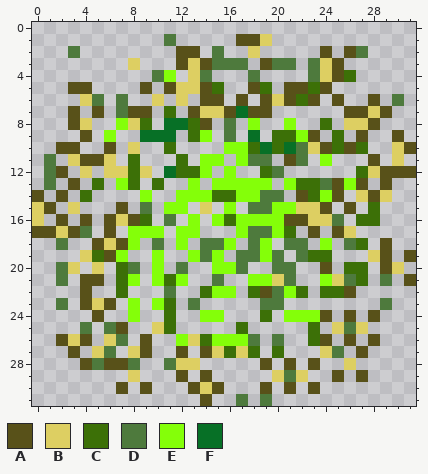
Two states of a pixel-art sprite, assets/fart-cloud.png. Above is the file before it was changed.
The file is 32x32 pixels.
Palette (. is transparent): A #585119  B #ddcf62  C #3c7007  D #4e7a3d  E #84ff09  F #077026
New version:
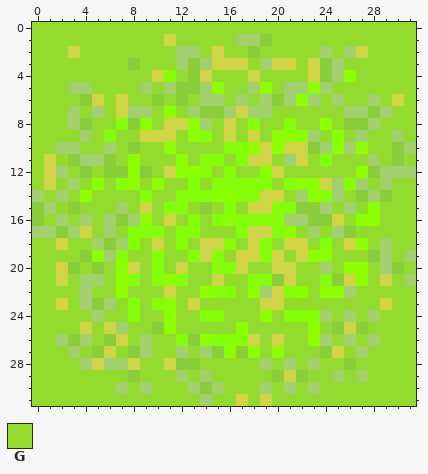
Colours new in this view: G #94db2f
The author wrote: Implemented the full destructive power of fart.
Diff:
colour A: #585119 -> #a3d06e
colour B: #ddcf62 -> #8bce3b
colour C: #3c7007 -> #8bff00
colour D: #4e7a3d -> #d2d448
Changed rows in their new state; - is a pixel that keeps its letter.
first column x 0:
 0 GGGGGGGGGGGGGGGGGGGGGGGGGGGGGGGG
 1 GGGGGGGGGGG-GGGGG---GGGGGGGGGGGG
 2 GGG-GGGGGGGG--G-GG-GGGGG-G--GGGG
 3 GGGGGGGG-GGG------G---G---GGGGGG
 4 GGGGGGGGGG--G--GGG-GGGG----GGGGG
 5 GGG--GGGG-G-----GG--G----GGGGGGG
 6 GGGG--G-GG-G-G--G-G-----G-GG-G-G
 7 GGG-G-G---G-G----D--GGGGGG----GG
 8 GGG--GG---GDD--G-G-GG-GG-G---GGG
 9 GGGG-G-GGDDDG--G-GDG----G-G-GG-G
10 GG--GG-G-GG-GGGG---D-D------GG--
11 G-G----G-GGG-G--G---G--G-GGG-G-G
12 G--G-G----GD---G-GG--GGGGGG-----
13 G-G-G-G--G-GG-G-----G-------G-GG
14 -G-G-GGGG-GG---------G----G---GG
15 --G-GGG-G-G--G-G-G-------G-G-GGG
16 -G-G-G----G-G-G-----------G--GGG
17 -----G-G---G--GGG-----G-G--GGGGG
18 GG-GG----G-G-G---G--G--G-G--G-GG
19 GGGG----GG-GG---G----G---GGG--G-
20 GG--G-G--G-G-GG---GG--GG-G--G--G
21 GG-G--G--G---GG-GG----GG----G-G-
22 GGGG-GG-GGG-GG---G-----G---GGGGG
23 GG-G---G-G--G-GGGGG--GGGGGGGG-GG
24 GGGGG-GG-GG-GG--GGG-G----G-G-GGG
25 GGGG-G--GG--GGGGG-GGGGG-G---GGGG
26 GG---G--G-GG-------G-GG--G-G-GGG
27 GGG-G--G--GG-G-----G-GGG--G-GGGG
28 GGGG-----GG---GGGGG-G-G-GG-GGGGG
29 GGGGGGGG-GGG-G-GGGGG---GG-G-GGGG
30 GGGGGGG-G-GGG---GGG-G-G-GGGGGGGG
31 GGGGGGGGGGGGGG-GG-G-GGGGGGGGGGGG
Pixel boxes of the changes (left, top, right, bottom) in both pictures:
changed: (32, 22, 416, 406)
